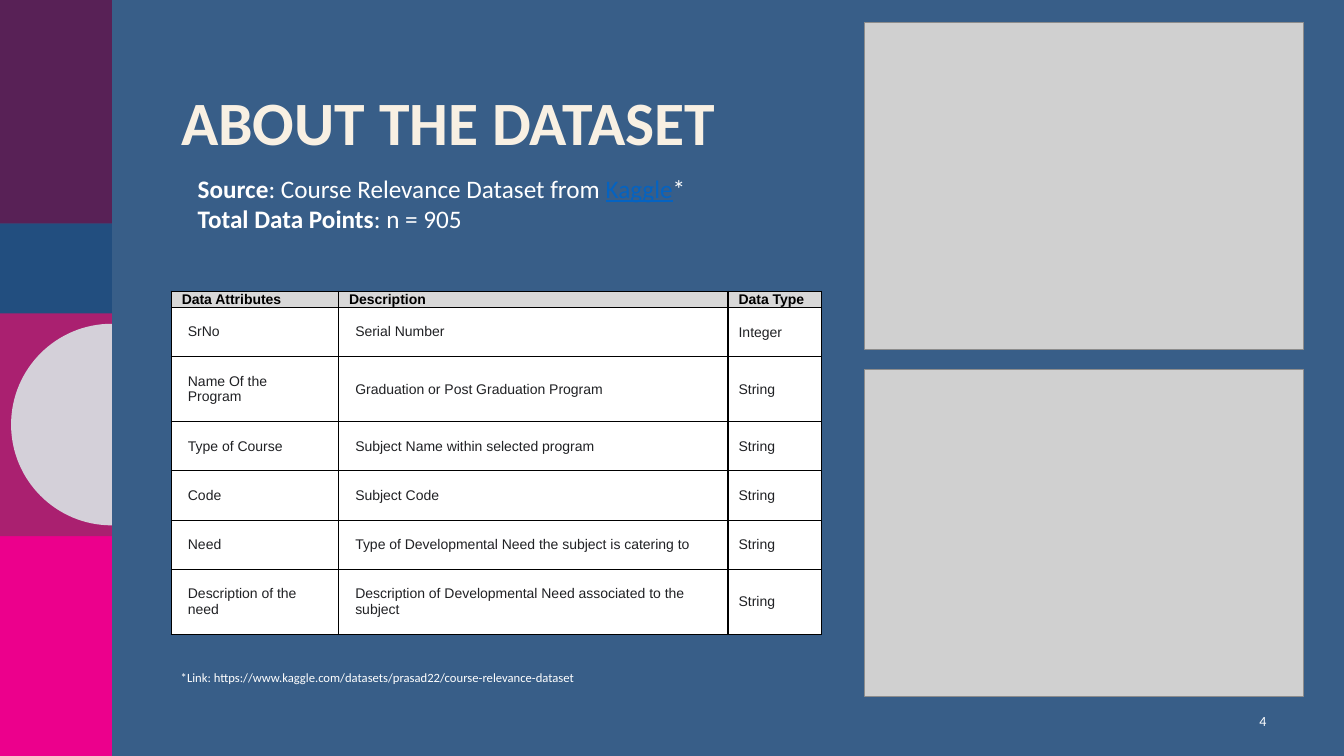
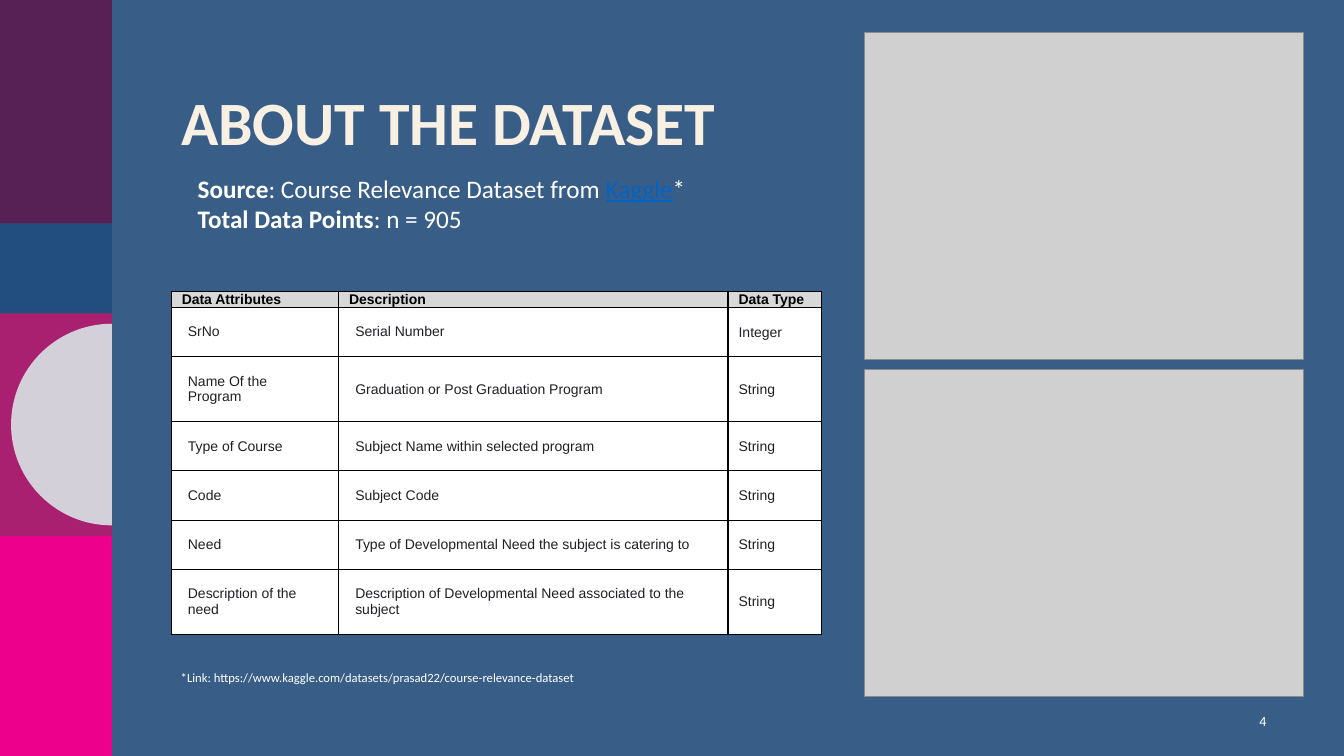
Before and after one commit to AdrianD1021/Group-8-Final-Project, a slide deck: slide 4 of Course Recommendations with Machine Learning.pptx. Drawn at 1344x756 pixels with LibreOffice and Linux fonts; fonts in the diff are those of the drawing; grey boxes stand for pictures; background and template pictures are left out. Boxes give left, top, right and bottom in pixels: in the first picture for what was removed or moved away, otherwise in the second. Text is boxed around its words. In the diff, an @@ line names an element or a change of style, - is before the commit and + after.

```diff
--- a/Course Recommendations with Machine Learning.pptx
+++ b/Course Recommendations with Machine Learning.pptx
@@ picture: place and size @@
-picture at box(865, 22, 1304, 349)
+picture at box(865, 32, 1304, 359)
```
Also in this commit, not shown: 2 other slides changed.
